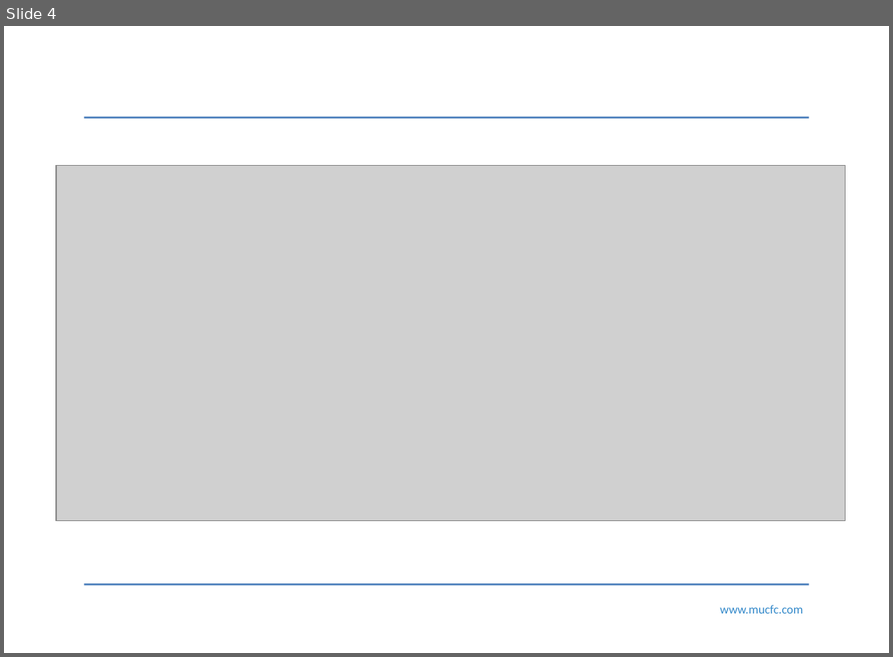
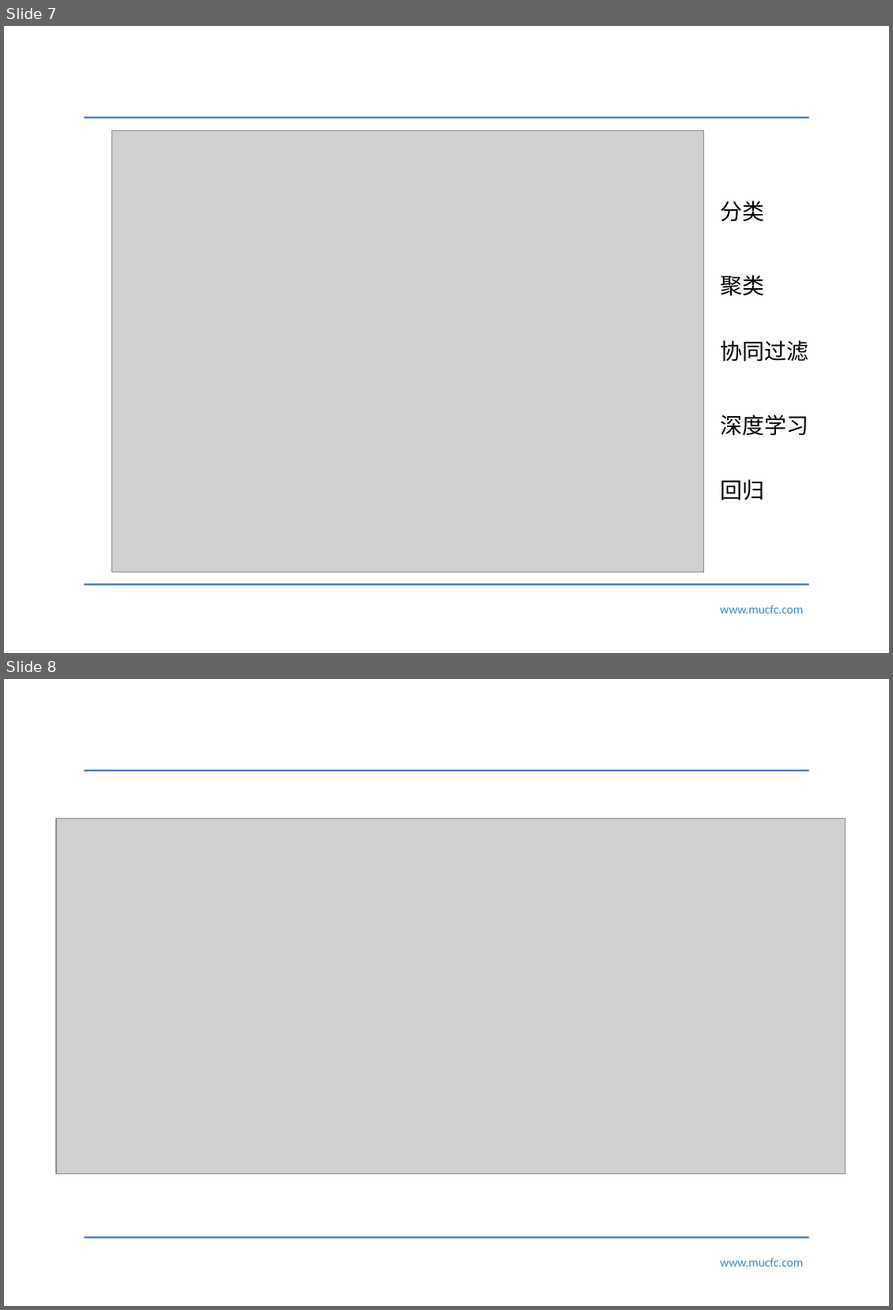
Before and after one commit to narutolzj/myMachineLearningNotes, a slide deck: 李梓钧.pptx. Shown one above the other, each under a label of ours: slide 4 before the commit, slides 7 and 8 after it. The pictures are 893x657 and 893x1310 pixels, drawn with LibreOffice and Linux fonts; fonts in the diff are those of the drawing; grey boxes stand for pictures; background and template pictures are left out. Boxes give left, top, right and bottom in pixels: in the first picture for what was removed or moved away, otherwise in the second. Text is boxed around its words. In the diff, an @@ line names an element or a change of style, - is before the commit and + after.

```diff
--- a/李梓钧.pptx
+++ b/李梓钧.pptx
@@ slide 7 added at [4, 26, 889, 653], background #FFFFFF; not listed: 3 template elements that a slide beside it also shows @@
@@ picture added at [112, 130, 704, 572] @@
@@ text added at [720, 201, 764, 221], 18 pt, text #000000 @@
+分类
@@ text added at [720, 275, 764, 296], 18 pt, text #000000 @@
+聚类
@@ text added at [720, 340, 808, 362], 18 pt, text #000000 @@
+协同过滤
@@ text added at [720, 415, 808, 436], 18 pt, text #000000 @@
+深度学习
@@ text added at [720, 479, 764, 501], 18 pt, text #000000 @@
+回归
@@ what was slide 4 is now slide 8 @@
```
Also in this commit, not shown: 1 slide changed, 5 other slides added, 2 slides removed, 4 other files.
